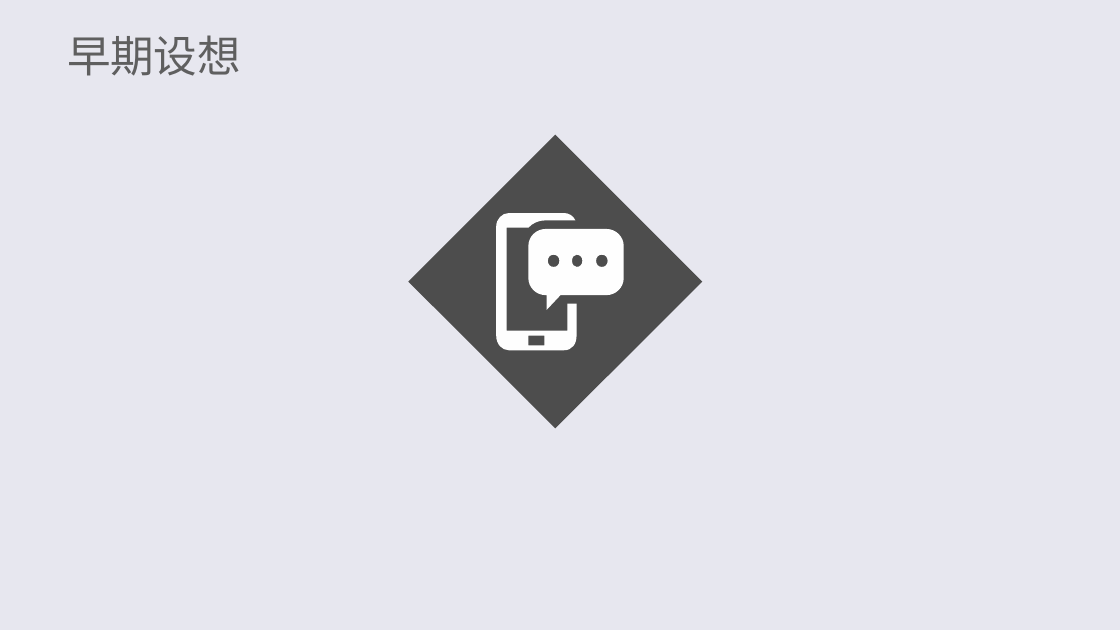
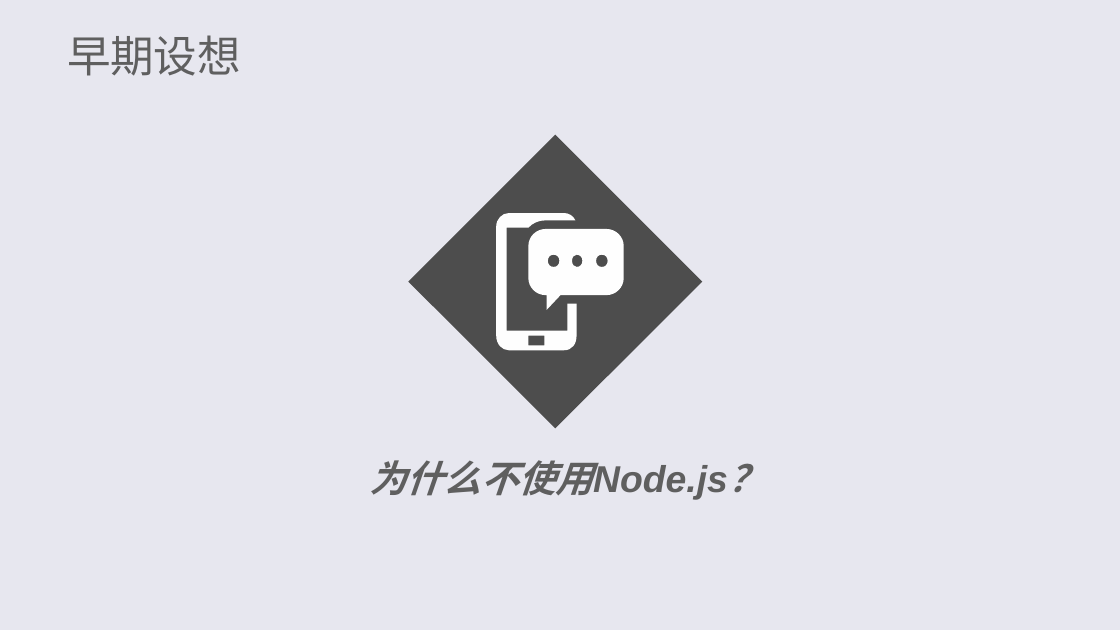
Before and after one commit to bytrix/report, a slide deck: slide 7 of 答辩.ppt (slide 9 before the commit). Drawn at 1120x630 pixels with LibreOffice and Linux fonts; fonts in the diff are those of the drawing. Boxes give left, top, right and bottom in pixels: in the first picture for what was removed or moved away, otherwise in the second. Text is boxed around its words. In the diff, an @@ line names an element or a change of style, - is before the commit and + after.

```diff
--- a/答辩.ppt
+++ b/答辩.ppt
@@ text "为什么不使用Node.js？" at (x1=369, y1=460, x2=728, y2=500): size 0 to 24 pt @@
```
Also in this commit, not shown: 13 other slides changed, 12 slides added, 40 slides removed.
